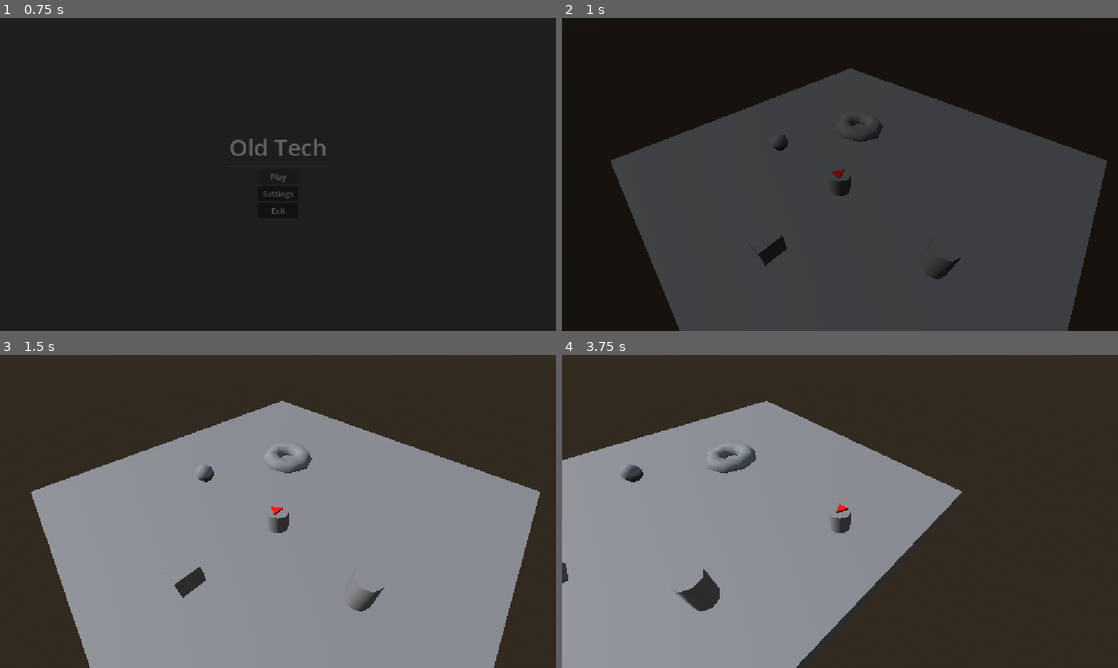
Above: before the commit, frames 1-4 (two rows, left to right).
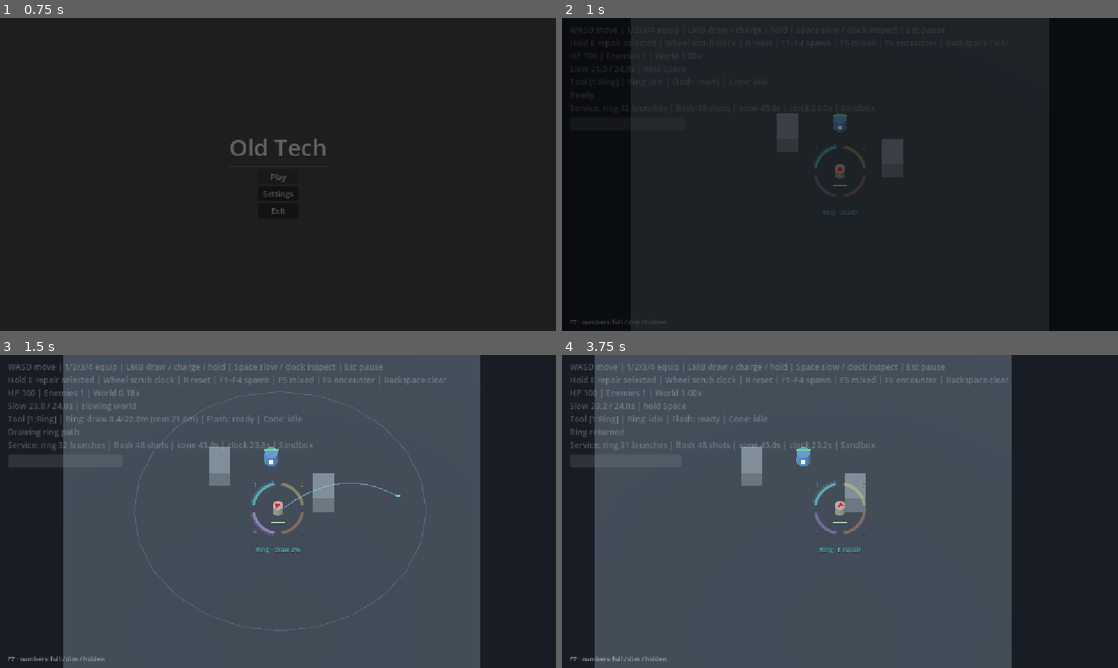
Above: after the commit, the same moments.

Repository: Ty1rl/old-tech
Game: Godot game, scene res://scenes/main.tscn
Same seed, same stepped clock (60 frames per second), same inputs: the game is played once before the commit and once after it.
Inputs (mouse positions are in pixels of both pictures, inside the frame that each line leads up to):
- Up to frame 1 (0.75 s): click "Play" at 0.5 s
- Up to frame 2 (1 s): no input
- Up to frame 3 (1.5 s): tap Enter at 1.25 s; move the mouse to (400, 495) at 1.27 s; hold D (move_right) from 1.28 s (still down); hold Space from 1.28 s (still down); tap E at 1.35 s; click (400, 495) at 1.42 s
- Up to frame 4 (3.75 s): release D (move_right) at 2 s; release Space at 2 s; drag from (728, 527) to (812, 574) at 2.02 s; move the mouse to (895, 442) at 2.77 s; hold D (move_right) 2.78-3.5 s; hold Space 2.78-3.5 s; tap E at 2.85 s; click (895, 442) at 2.92 s; drag from (812, 574) to (673, 464) at 3.52 s

Frame 1 is identical in both runs. In frame 2, 77% of the frame differs, in the area x 1-98%, y 0-100%; in frame 3, 99%; in frame 4, 99%, in the area x 0-100%, y 0-100%.

Commit message:
Reverse rewind wheel, slow repairs automatically and route Play to combat
Work-Seat: old-tech/jam-1

Diff:
--- a/scenes/prototype/arena.gd
+++ b/scenes/prototype/arena.gd
@@ -146,7 +146,8 @@
 		_update_hud()
 		return # Keep the final live history available for a do-over.
 	aim = floor_aim(get_viewport().get_mouse_position())
-	player.step(delta, aim, _space_held and not _space_release_required and weapons.selected_tool != 4)
+	var repair_slow: bool = equipment.repairing != &"" and equipment.repairing != &"clock"
+	player.step(delta, aim, _space_held and not _space_release_required and weapons.selected_tool != 4, repair_slow)
 	player.position.x = clampf(player.position.x, -19.0, 19.0)
 	player.position.z = clampf(player.position.z, -19.0, 19.0)
 	var world_delta: float = delta * player.world_scale
@@ -184,9 +185,9 @@
 			return
 	if history.inspecting:
 		if event is InputEventMouseButton and event.pressed:
-			if event.button_index == MOUSE_BUTTON_WHEEL_UP:
+			if event.button_index == MOUSE_BUTTON_WHEEL_DOWN:
 				_seek_inspection(history.selected_seconds_ago + Tuning.REWIND.scroll_step)
-			elif event.button_index == MOUSE_BUTTON_WHEEL_DOWN:
+			elif event.button_index == MOUSE_BUTTON_WHEEL_UP:
 				_seek_inspection(history.selected_seconds_ago - Tuning.REWIND.scroll_step)
 		if event is InputEventKey and event.pressed and event.physical_keycode == KEY_ESCAPE:
 			_finish_inspection(false)
--- a/scenes/prototype/checks/foundation.gd
+++ b/scenes/prototype/checks/foundation.gd
@@ -81,5 +81,21 @@
 	expect(absf(arena.status_hud.center.x - root.get_visible_rect().size.x * 0.5) < 0.01,
 		"Gauges stay centered on the rendered player when camera and player jump together")
 	arena.reset_arena()
+	# Follow the actual pause-menu exit and Play button, avoiding the legacy Game scene.
+	var old_fade: float = scenes.fade_duration
+	scenes.fade_duration = 0.0
+	state.pause()
+	var pause_menu: Control = scenes._popups.back().get_child(1)
+	pause_menu._on_exit_button_pressed()
+	for frame in range(12):
+		await process_frame
+	expect(current_scene.scene_file_path == "res://scenes/main.tscn" and state.is_in_menu(),
+		"Pause-menu exit returns to main menu")
+	current_scene.get_node("MainMenu").get_node("%PlayButton").pressed.emit()
+	for frame in range(12):
+		await process_frame
+	expect(current_scene.scene_file_path == "res://scenes/prototype/arena.tscn" and state.is_playing(),
+		"Main-menu Play launches current combat build instead of legacy 3D test")
+	scenes.fade_duration = old_fade
 	print(JSON.stringify({"status": "passed" if failures.is_empty() else "failed", "checks": checks, "failures": failures}))
 	quit(0 if failures.is_empty() else 1)
--- a/scenes/prototype/checks/rewind.gd
+++ b/scenes/prototype/checks/rewind.gd
@@ -61,9 +61,32 @@
 		arena.equipment.spend(arena.Weapons.TOOL_IDS[tool - 1], 1)
 		key(KEY_E)
 		expect(scenes.has_popup(&"Repair") and arena.equipment.repairing == arena.Weapons.TOOL_IDS[tool - 1], "E repairs selected tool %d" % tool)
+		var clock_before: float = arena.player.slow_charge
+		arena._physics_process(0.1)
+		if tool < 4:
+			expect(is_equal_approx(arena.player.world_scale, Tuning.SLOW.scale)
+				and is_equal_approx(arena.player.slow_charge, clock_before - 0.1 * Tuning.SLOW.drain),
+				"Tool %d repair automatically spends clock to slow world" % tool)
+		else:
+			expect(arena.player.world_scale == 1 and arena.player.slow_charge == clock_before,
+				"Clock repair cannot power its own slow")
 		key(KEY_E, false)
 		await process_frame
+		clock_before = arena.player.slow_charge
+		arena._physics_process(0.1)
+		expect(arena.player.world_scale == 1 and arena.player.slow_charge == clock_before,
+			"E release stops automatic repair slow for tool %d" % tool)
 		expect(not scenes.has_popup(&"Repair") and arena.equipment.repairing == &"", "Releasing E resumes tool %d" % tool)
+
+	fresh()
+	arena.equipment.spend(&"ring", 1)
+	arena.equipment.spend(&"clock", arena.player.slow_charge)
+	key(KEY_E)
+	arena._physics_process(0.1)
+	expect(arena.player.world_scale == 1 and scenes.has_popup(&"Repair"),
+		"Empty clock leaves other equipment repair usable at normal speed")
+	key(KEY_E, false)
+	await process_frame
 
 	seed_history()
 	var present_position: Vector3 = arena.player.position
@@ -75,8 +98,8 @@
 	Input.action_release("move_right")
 	expect(arena.player.position == present_position and arena.player.health == 30, "Inspection freezes movement and combat")
 	expect(is_equal_approx(arena.player.slow_charge, present_clock - 0.1), "Inspection drains clock in real time")
-	wheel(MOUSE_BUTTON_WHEEL_UP)
-	wheel(MOUSE_BUTTON_WHEEL_UP)
+	wheel(MOUSE_BUTTON_WHEEL_DOWN)
+	wheel(MOUSE_BUTTON_WHEEL_DOWN)
 	expect(arena.history.selected_seconds_ago > 0.4 and arena.player.health == 100, "Wheel selects an earlier undamaged state")
 	expect(arena.director.enemies[0].health == 100 and arena.equipment.remaining(&"ring") == 32, "Preview restores enemy damage and other gear")
 	var reserved_age: float = arena.history.selected_seconds_ago
@@ -85,10 +108,10 @@
 	key(KEY_R)
 	expect(arena.weapons.selected_tool == 4 and not scenes.has_popup() and arena.history.selected_seconds_ago == reserved_age, "Inspection blocks equip, repair and debug actions")
 	key(KEY_E, false)
+	wheel(MOUSE_BUTTON_WHEEL_UP)
+	wheel(MOUSE_BUTTON_WHEEL_UP)
+	expect(arena.history.selected_seconds_ago == 0 and arena.player.health == 30, "Scrolling forward recovers exact present")
 	wheel(MOUSE_BUTTON_WHEEL_DOWN)
-	wheel(MOUSE_BUTTON_WHEEL_DOWN)
-	expect(arena.history.selected_seconds_ago == 0 and arena.player.health == 30, "Scrolling forward recovers exact present")
-	wheel(MOUSE_BUTTON_WHEEL_UP)
 	key(KEY_ESCAPE)
 	expect(not arena.history.inspecting and not paused and arena.player.health == 30, "Escape cancels preview without changing outcomes or opening pause")
 	expect(is_equal_approx(arena.player.slow_charge, present_clock - 0.1), "Cancellation retains inspection wear and charges no jump")
--- a/scenes/prototype/player.gd
+++ b/scenes/prototype/player.gd
@@ -27,8 +27,8 @@
 	pass
 
 
-func step(delta: float, aim: Vector3, slow_held: Variant = null) -> void:
-	_step_slow(delta, Input.is_physical_key_pressed(KEY_SPACE) if slow_held == null else bool(slow_held))
+func step(delta: float, aim: Vector3, slow_held: Variant = null, repair_slow: bool = false) -> void:
+	_step_slow(delta, Input.is_physical_key_pressed(KEY_SPACE) if slow_held == null else bool(slow_held), repair_slow)
 	_input_dir = Input.get_vector("move_left", "move_right", "move_up", "move_down")
 	speed = Tuning.PLAYER.speed
 	_update_velocity(delta)
@@ -39,11 +39,11 @@
 		model.global_basis = Basis.looking_at(direction)
 
 
-func _step_slow(delta: float, held: bool) -> void:
+func _step_slow(delta: float, held: bool, automatic: bool = false) -> void:
 	# A small input/charge helper shared with checks; only step() calls it in
 	# gameplay, using the arena's real delta. It has no independent clock.
 	var dt := maxf(delta, 0.0)
-	_slow_held = held
+	_slow_held = held or automatic
 	world_scale = 1.0
 	if equipment == null:
 		_slow_release_required = true
@@ -51,13 +51,13 @@
 	if _last_repair != equipment.repairing:
 		_last_repair = equipment.repairing
 		_slow_release_required = true
-	if not held:
+	if not held and not automatic:
 		_slow_release_required = false
 		return
 	if equipment.repairing == &"clock":
 		_slow_release_required = true
 		return
-	if _slow_release_required:
+	if _slow_release_required and not automatic:
 		return
 	if slow_charge <= 0.0:
 		_slow_release_required = true
--- a/scenes/prototype/status_hud.gd
+++ b/scenes/prototype/status_hud.gd
@@ -70,7 +70,7 @@
 		fractions[i] = clampf(equipment.remaining(TOOLS[i]) / equipment.capacity(TOOLS[i]), 0.0, 1.0)
 	caption = NAMES[selected]
 	if repairing:
-		caption += " · repairing"
+		caption += " · repair · slow" if slowing else " · repair · normal time"
 	elif not equipment.can_use(TOOLS[selected], 1.0 if selected < 2 else 0.000001):
 		caption += " · empty · E repair"
 	elif selected == 0 and weapons.ring_drawing:
@@ -153,7 +153,7 @@
 		draw_line(cursor - Vector2(0, 5), cursor + Vector2(0, 5), COLORS[3], 2, true)
 		_draw_centered("−%.1fs" % history_seconds, left + Vector2(0, 20), 11, COLORS[3])
 		_draw_centered("NOW", right + Vector2(0, 20), 11, COLORS[3])
-		var hint := "Wheel ↑ past / ↓ present · Esc cancel" if selected_age < 0.000001 else "Wheel ↑ past / ↓ present · release Space to jump · Esc cancel"
+		var hint := "Wheel ↓ past / ↑ present · Esc cancel" if selected_age < 0.000001 else "Wheel ↓ past / ↑ present · release Space to jump · Esc cancel"
 		_draw_centered(time_feedback if not time_feedback.is_empty() else hint, center + Vector2(0, RADIUS + 100), 12, Color(COLORS[3], 0.85))
 
 
--- a/scenes/ui/main_menu.gd
+++ b/scenes/ui/main_menu.gd
@@ -2,7 +2,7 @@
 
 
 func _on_play_button_pressed() -> void:
-	SceneManager.go_to("Game")
+	SceneManager.go_to("Prototype")
 	GameState.start_game()
 
 
Not shown, changed: scenes/prototype/README.md
